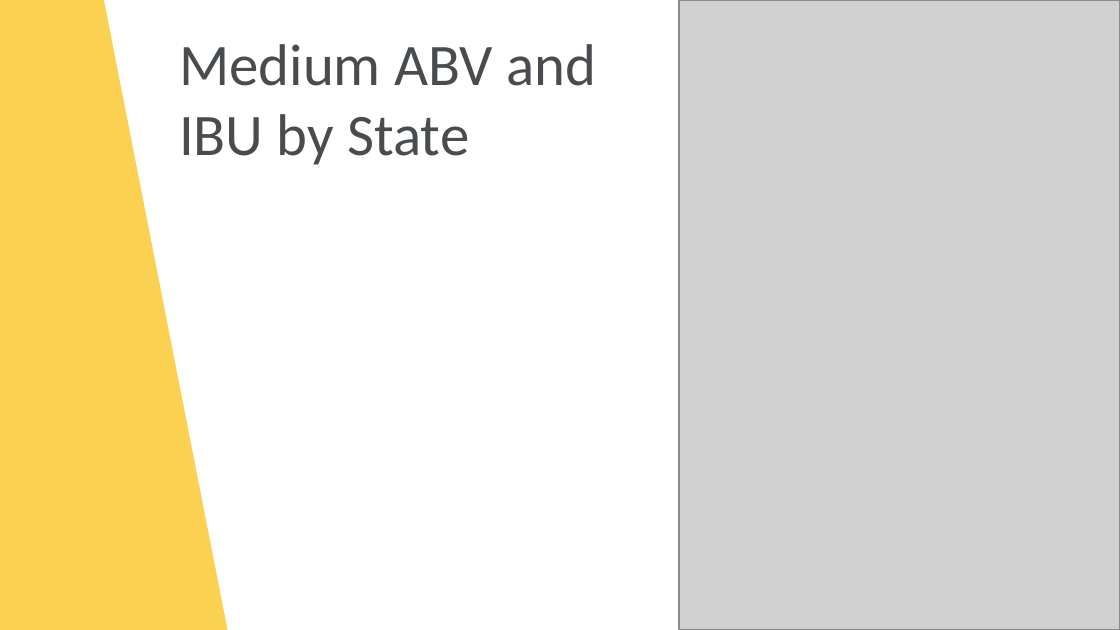
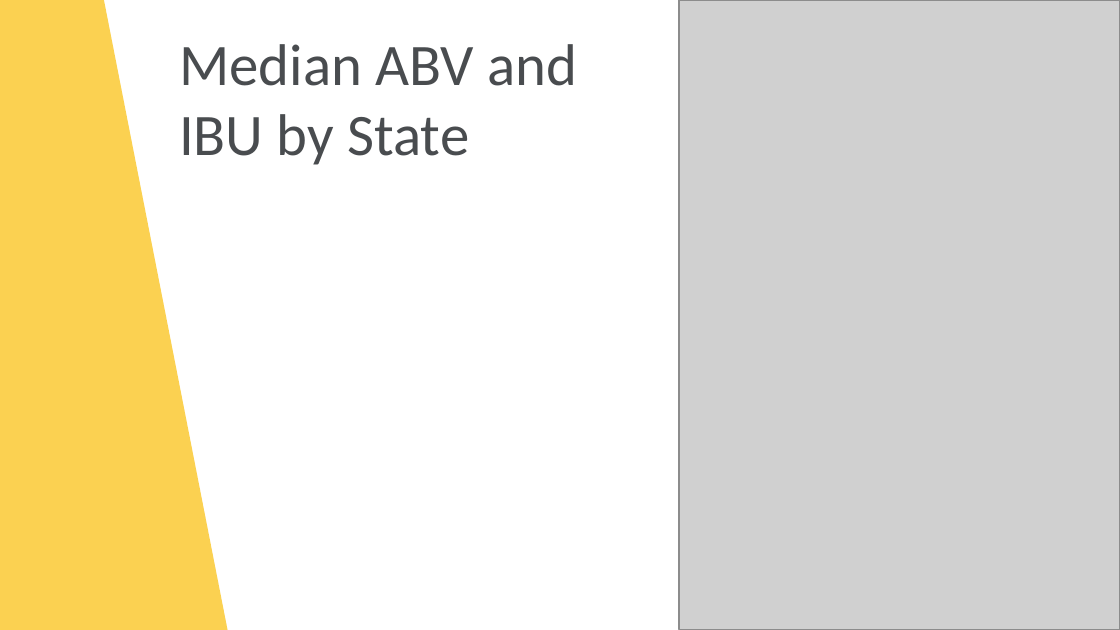
Before and after one commit to tschwebke/DDS6306-Group-Project-1, a slide deck: slide 7 of DS6306 Group Project 1.pptx. Drawn at 1120x630 pixels with LibreOffice and Linux fonts; fonts in the diff are those of the drawing; grey boxes stand for pictures; background and template pictures are left out. Boxes give left, top, right and bottom in pixels: in the first picture for what was removed or moved away, otherwise in the second. Text is boxed around its words. In the diff, an @@ line names an element or a change of style, - is before the commit and + after.

```diff
--- a/DS6306 Group Project 1.pptx
+++ b/DS6306 Group Project 1.pptx
@@ title at (179, 44, 577, 165): text changed @@
-Medium ABV and IBU by State
+Median ABV and IBU by State
```
Also in this commit, not shown: 2 other slides changed, 1 other file.
